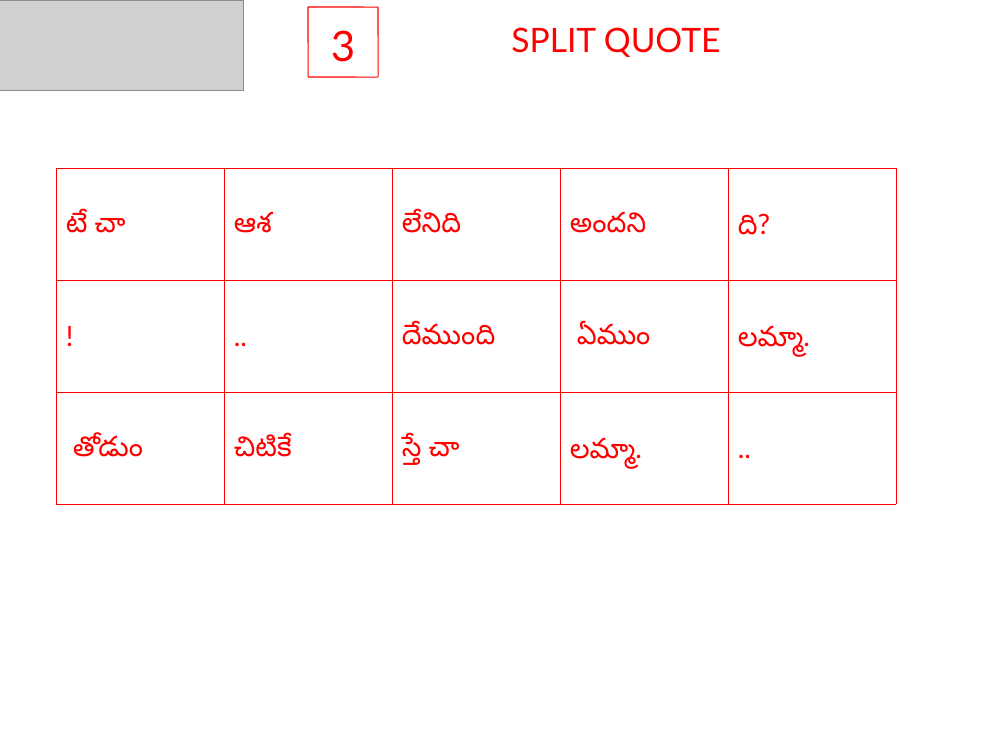
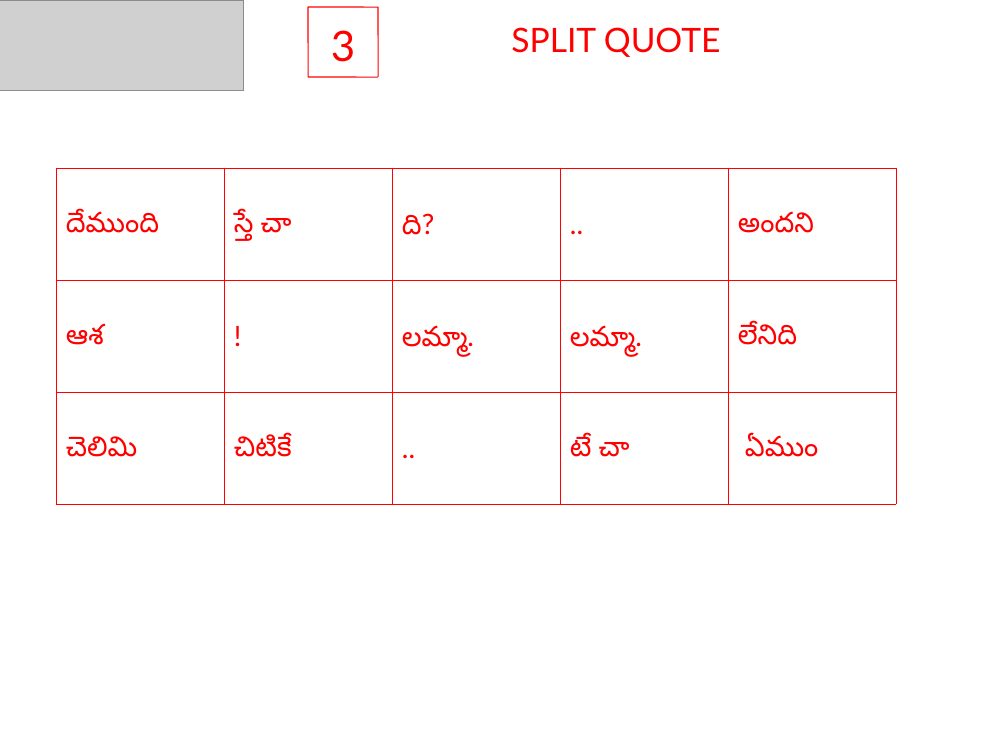
Before and after one commit to sjasthi/auto_quotes_java, a slide deck: slide 3 of Puzzles.ppt. Drawn at 1008x756 pixels with LibreOffice and Linux fonts; fonts in the diff are those of the drawing; grey boxes stand for pictures. Boxes give left, top, right and bottom in pixels: in the first picture for what was removed or moved away, otherwise in the second. Text is boxed around its words. In the diff, an @@ line names an element or a change of style, - is before the commit and + after.

```diff
--- a/Puzzles.ppt
+++ b/Puzzles.ppt
@@ table at (56, 168, 898, 504) @@
-row 1: టే చా | ఆశ | లేనిది | అందని | ది?
+row 1: దేముంది | స్తే చా | ది? | .. | అందని
-row 2: ! | .. | దేముంది | ఏముం | లమ్మా.
+row 2: ఆశ | ! | లమ్మా. | లమ్మా. | లేనిది
-row 3: తోడుం | చిటికే | స్తే చా | లమ్మా. | ..
+row 3: చెలిమి | చిటికే | .. | టే చా | ఏముం
```
Also in this commit, not shown: 4 other slides changed, 7 other files.
